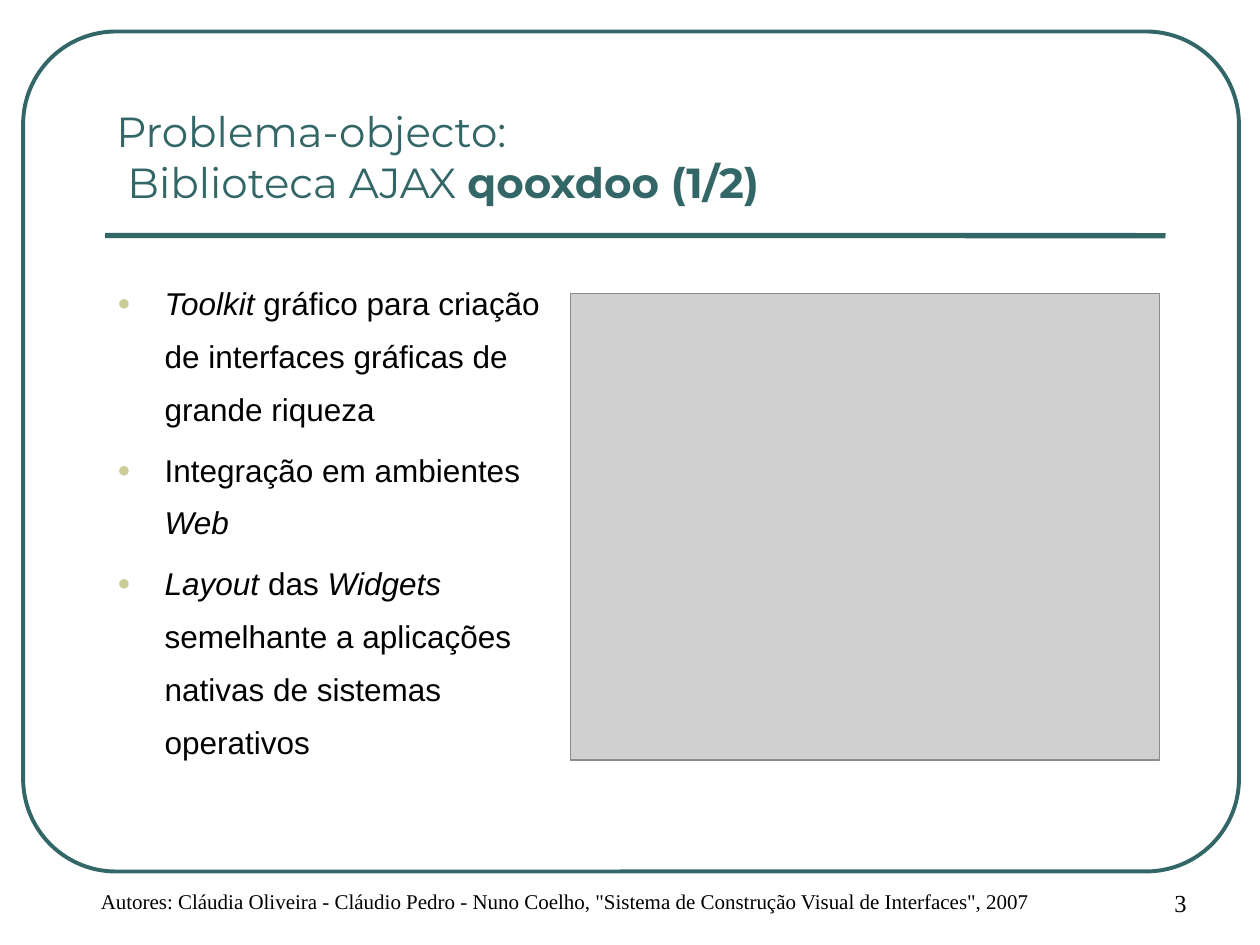
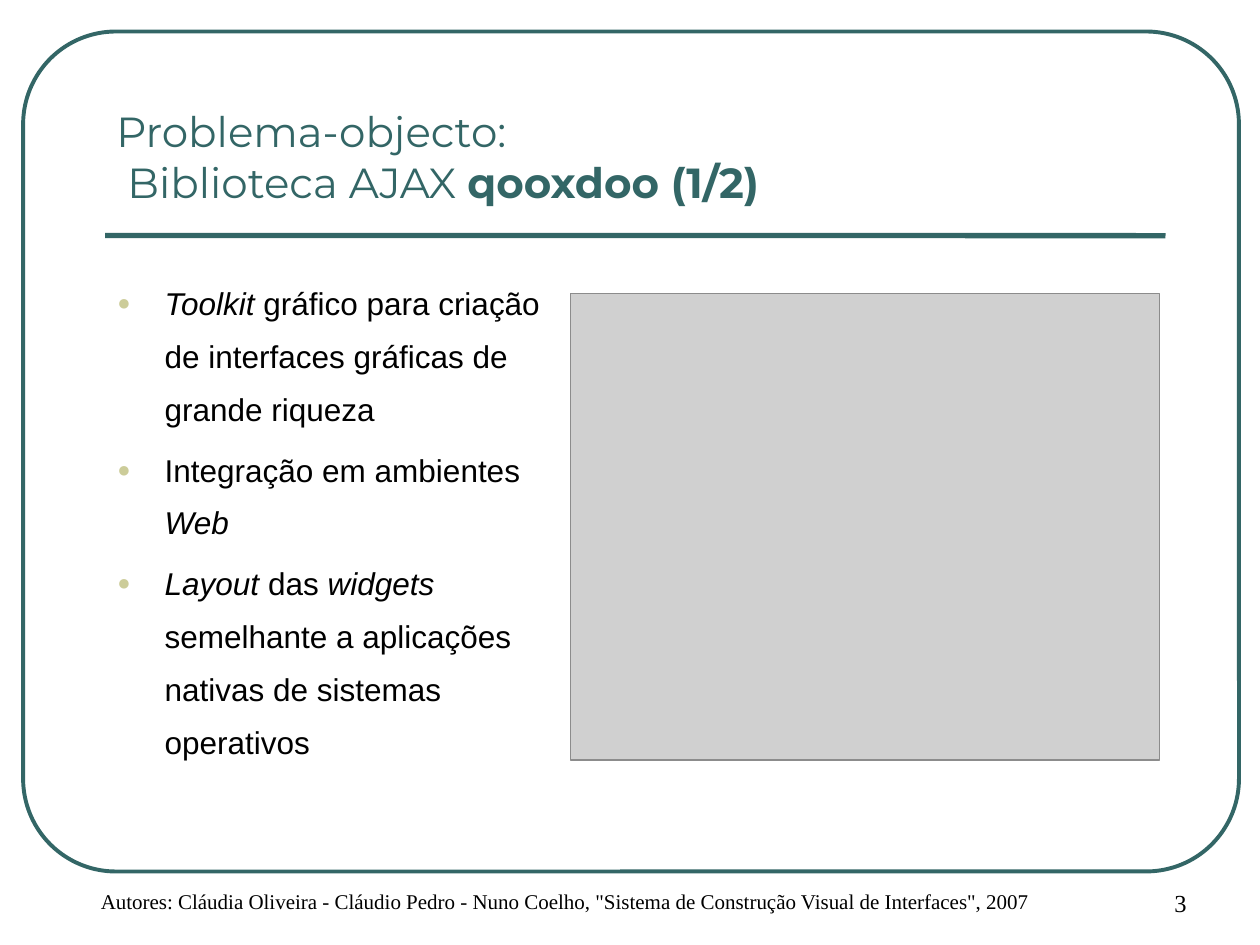
Before and after one commit to cpedro84/qooxdooguibuilder, a slide deck: slide 3 of apresentacao/Apresentação de Projecto.ppt. Drawn at 1260x945 pixels with LibreOffice and Linux fonts; fonts in the diff are those of the drawing; grey boxes stand for pictures; background and template pictures are left out. Boxes give left, top, right and bottom in pixels: in the first picture for what was removed or moved away, otherwise in the second. Text is boxed around its words. In the diff, an @@ line names an element or a change of style, - is before the commit and + after.

```diff
--- a/apresentacao/Apresentação de Projecto.ppt
+++ b/apresentacao/Apresentação de Projecto.ppt
@@ text at [165,572,511,760]: text changed @@
-● Layout das Widgets semelhante a aplicações nativas de sistemas operativos
+● Layout das widgets semelhante a aplicações nativas de sistemas operativos
```
Also in this commit, not shown: 8 other slides changed.
